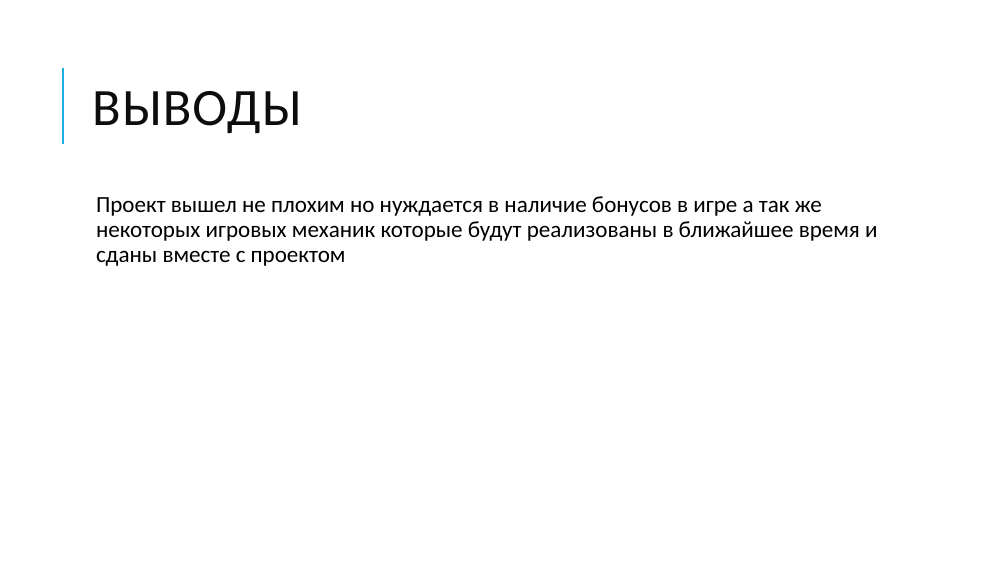
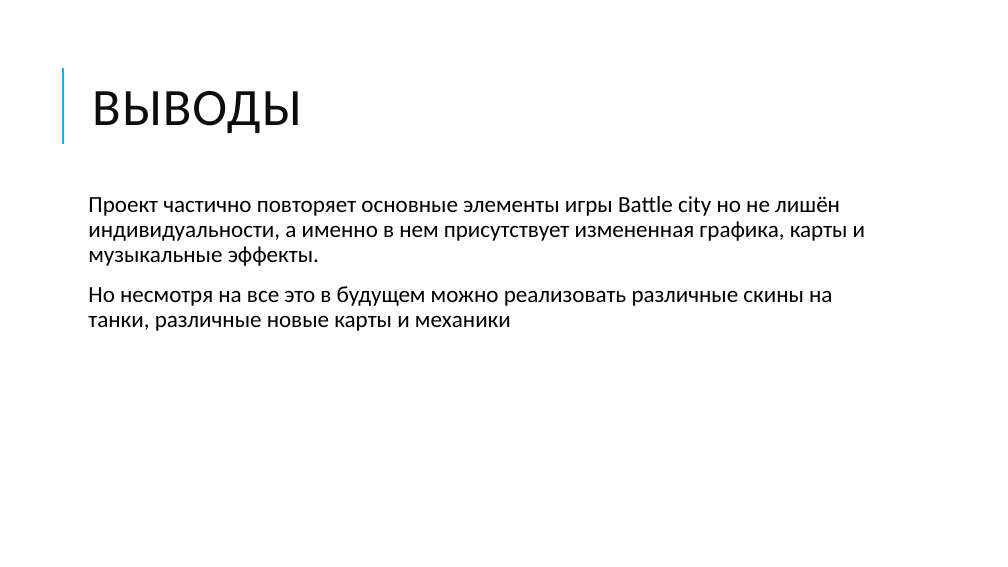
Before and after one commit to AmirHusnutdinov/Battle-City, a slide deck: slide 4 of ТАНЧИКИ НА pYGAME.pptx. Drawn at 1008x567 pixels with LibreOffice and Linux fonts; fonts in the diff are those of the drawing. Boxes give left, top, right and bottom in pixels: in the first picture for what was removed or moved away, otherwise in the second. Text is boxed around its words. In the diff, an @@ line names an element or a change of style, - is before the commit and + after.

```diff
--- a/ТАНЧИКИ НА pYGAME.pptx
+++ b/ТАНЧИКИ НА pYGAME.pptx
@@ text at [88,196,865,331]: text changed @@
-  Проект вышел не плохим но нуждается в наличие бонусов в игре а так же некоторых игровых механик которые будут реализованы в ближайшее время и сданы вместе с проектом
+Проект частично повторяет основные элементы игры Battle city но не лишён индивидуальности, а именно в нем присутствует измененная графика, карты и музыкальные эффекты.
+Но несмотря на все это в будущем можно реализовать различные скины на танки, различные новые карты и механики
```
Also in this commit, not shown: 3 other slides changed, 9 other files.
